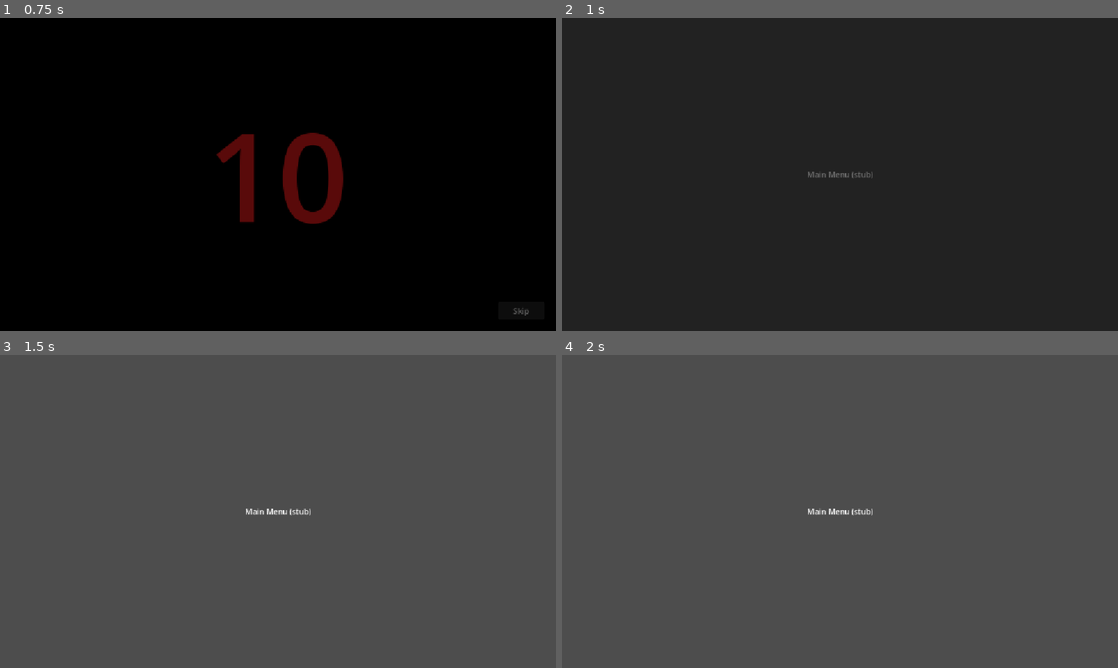
Above: before the commit, frames 1-4 (two rows, left to right).
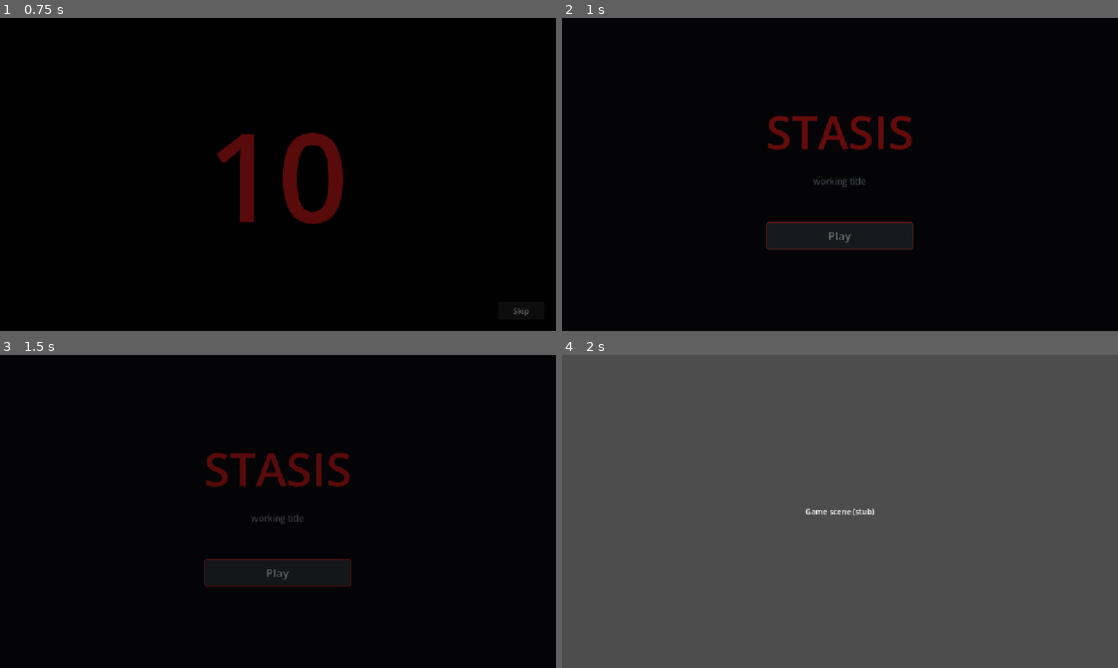
Above: after the commit, the same moments.

Repository: Joony/gmtk-game-jam-2026
Game: Godot game, scene res://scenes/intro.tscn
Same seed, same stepped clock (60 frames per second), same inputs: the game is played once before the commit and once after it.
Inputs (mouse positions are in pixels of both pictures, inside the frame that each line leads up to):
- Up to frame 1 (0.75 s): click "Skip" at 0.5 s
- Up to frame 2 (1 s): no input
- Up to frame 3 (1.5 s): click (278, 574) at 1.25 s, where only the run after the commit has a clickable "Play"
- Up to frame 4 (2 s): no input

Frame 1 is identical in both runs. In frame 2, 98% of the frame differs, in the area x 0-100%, y 0-100%; in frame 3, 100%; in frame 4, 0.2%.

Commit message:
Step 2: main menu with Play button, focus handling and headless + visual tests
Co-Authored-By: Claude Fable 5 <noreply@anthropic.com>

Diff:
--- /dev/null
+++ b/scenes/game.tscn
@@ -0,0 +1,17 @@
+[gd_scene format=3]
+
+; Placeholder — step 3 adds the floor, lighting and player spawn point.
+
+[node name="Game" type="Node3D"]
+
+[node name="PlaceholderUI" type="CanvasLayer" parent="."]
+
+[node name="Label" type="Label" parent="PlaceholderUI"]
+anchors_preset = 15
+anchor_right = 1.0
+anchor_bottom = 1.0
+grow_horizontal = 2
+grow_vertical = 2
+text = "Game scene (stub)"
+horizontal_alignment = 1
+vertical_alignment = 1
--- a/scenes/main_menu.tscn
+++ b/scenes/main_menu.tscn
@@ -1,24 +1,84 @@
-[gd_scene format=3]
+[gd_scene load_steps=4 format=3]
+
+[ext_resource type="Script" path="res://scripts/main_menu.gd" id="1_menu"]
+
+[sub_resource type="StyleBoxFlat" id="StyleBoxFlat_normal"]
+bg_color = Color(0.12, 0.13, 0.16, 1)
+border_width_left = 2
+border_width_top = 2
+border_width_right = 2
+border_width_bottom = 2
+border_color = Color(0.45, 0.48, 0.55, 1)
+corner_radius_top_left = 4
+corner_radius_top_right = 4
+corner_radius_bottom_right = 4
+corner_radius_bottom_left = 4
+
+[sub_resource type="StyleBoxFlat" id="StyleBoxFlat_focus"]
+bg_color = Color(0.2, 0.22, 0.26, 1)
+border_width_left = 2
+border_width_top = 2
+border_width_right = 2
+border_width_bottom = 2
+border_color = Color(0.85, 0.2, 0.18, 1)
+corner_radius_top_left = 4
+corner_radius_top_right = 4
+corner_radius_bottom_right = 4
+corner_radius_bottom_left = 4
 
 [node name="MainMenu" type="Control"]
 layout_mode = 3
 anchors_preset = 15
 anchor_right = 1.0
 anchor_bottom = 1.0
+script = ExtResource("1_menu")
 
-[node name="Label" type="Label" parent="."]
+[node name="Background" type="ColorRect" parent="."]
 layout_mode = 1
-anchors_preset = 8
-anchor_left = 0.5
-anchor_top = 0.5
-anchor_right = 0.5
-anchor_bottom = 0.5
-offset_left = -100.0
-offset_top = -13.0
-offset_right = 100.0
-offset_bottom = 13.0
+anchors_preset = 15
+anchor_right = 1.0
+anchor_bottom = 1.0
+color = Color(0.04, 0.04, 0.06, 1)
+
+[node name="Center" type="CenterContainer" parent="."]
+layout_mode = 1
+anchors_preset = 15
+anchor_right = 1.0
+anchor_bottom = 1.0
 grow_horizontal = 2
 grow_vertical = 2
-text = "Main Menu (stub)"
+
+[node name="VBox" type="VBoxContainer" parent="Center"]
+layout_mode = 2
+theme_override_constants/separation = 24
+alignment = 1
+
+[node name="Title" type="Label" parent="Center/VBox"]
+layout_mode = 2
+theme_override_colors/font_color = Color(0.9, 0.1, 0.1, 1)
+theme_override_font_sizes/font_size = 96
+text = "STASIS"
 horizontal_alignment = 1
-vertical_alignment = 1
+
+[node name="Subtitle" type="Label" parent="Center/VBox"]
+layout_mode = 2
+theme_override_colors/font_color = Color(0.55, 0.58, 0.65, 1)
+theme_override_font_sizes/font_size = 18
+text = "working title"
+horizontal_alignment = 1
+
+[node name="Spacer" type="Control" parent="Center/VBox"]
+custom_minimum_size = Vector2(0, 24)
+layout_mode = 2
+
+[node name="PlayButton" type="Button" parent="Center/VBox"]
+unique_name_in_owner = true
+custom_minimum_size = Vector2(260, 56)
+layout_mode = 2
+theme_override_font_sizes/font_size = 24
+theme_override_styles/normal = SubResource("StyleBoxFlat_normal")
+theme_override_styles/hover = SubResource("StyleBoxFlat_focus")
+theme_override_styles/focus = SubResource("StyleBoxFlat_focus")
+text = "Play"
+
+[connection signal="pressed" from="Center/VBox/PlayButton" to="." method="_on_play_button_pressed"]
--- /dev/null
+++ b/scripts/main_menu.gd
@@ -0,0 +1,13 @@
+extends Control
+
+const GAME_SCENE := "res://scenes/game.tscn"
+
+
+func _ready() -> void:
+	# Menus need the cursor back — the game captures it.
+	Input.set_mouse_mode(Input.MOUSE_MODE_VISIBLE)
+	%PlayButton.grab_focus()
+
+
+func _on_play_button_pressed() -> void:
+	SceneManager.change_scene(GAME_SCENE)
--- /dev/null
+++ b/tests/capture_scene.gd
@@ -0,0 +1,37 @@
+extends SceneTree
+# Dev utility: render a scene to a PNG so it can be eyeballed without opening the editor.
+# Run WITHOUT --headless (needs a real renderer):
+#   godot --path . --resolution 1280x720 -s tests/capture_scene.gd -- <scene_path> <out_png>
+
+func _init() -> void:
+	_run.call_deferred()
+
+
+func _run() -> void:
+	var args := OS.get_cmdline_user_args()
+	var scene_path: String = args[0] if args.size() > 0 else "res://scenes/main_menu.tscn"
+	var out_path: String = args[1] if args.size() > 1 else "user://capture.png"
+
+	var packed: PackedScene = load(scene_path)
+	if packed == null:
+		push_error("could not load %s" % scene_path)
+		quit(1)
+		return
+
+	var instance := packed.instantiate()
+	root.add_child(instance)
+	current_scene = instance
+
+	# Let layout settle and the frame actually draw.
+	for i in 5:
+		await process_frame
+	await RenderingServer.frame_post_draw
+
+	var image := root.get_texture().get_image()
+	var err := image.save_png(out_path)
+	if err != OK:
+		push_error("save_png failed: %d" % err)
+		quit(1)
+		return
+	print("saved %s" % out_path)
+	quit(0)
--- /dev/null
+++ b/tests/smoke_main_menu.gd
@@ -0,0 +1,80 @@
+extends SceneTree
+# Headless test for the main menu.
+# Run: godot --headless --path . -s tests/smoke_main_menu.gd
+
+const MENU_SCENE := "res://scenes/main_menu.tscn"
+const GAME_SCENE := "res://scenes/game.tscn"
+const MAX_FRAMES := 600
+
+var _failures: Array[String] = []
+
+
+func _init() -> void:
+	# Deferred so autoload globals (SceneManager) exist before scripts load.
+	_run.call_deferred()
+
+
+func _current_scene_is(scene_name: String) -> bool:
+	return current_scene != null and current_scene.name == scene_name
+
+
+func _run() -> void:
+	if not root.has_node("SceneManager"):
+		var sm: Node = load("res://scripts/scene_manager.gd").new()
+		sm.name = "SceneManager"
+		root.add_child(sm)
+
+	var menu: Control = load(MENU_SCENE).instantiate()
+	root.add_child(menu)
+	current_scene = menu
+	await process_frame
+
+	# Structure.
+	var play: Button = menu.get_node_or_null("%PlayButton")
+	if play == null:
+		_failures.append("no PlayButton in the main menu")
+	elif play.text.strip_edges() == "":
+		_failures.append("PlayButton has no label")
+
+	var title: Label = menu.get_node_or_null("Center/VBox/Title")
+	if title == null or title.text.strip_edges() == "":
+		_failures.append("main menu has no title text")
+
+	# No Quit button — deliberately omitted (also wrong on web exports).
+	for node in menu.find_children("*", "Button", true, false):
+		if "quit" in node.name.to_lower() or "quit" in String(node.text).to_lower():
+			_failures.append("found a Quit button (%s), which should not exist" % node.name)
+
+	# Keyboard/gamepad navigation needs an initial focus.
+	if play != null and not play.has_focus():
+		_failures.append("PlayButton does not have initial focus")
+
+	# Play must actually reach the game scene.
+	if play != null:
+		play.pressed.emit()
+		var frames := 0
+		while frames < MAX_FRAMES and not _current_scene_is("Game"):
+			await process_frame
+			frames += 1
+		if not _current_scene_is("Game"):
+			_failures.append("Play did not reach the Game scene within %d frames" % MAX_FRAMES)
+
+	# The game scene must exist and instantiate on its own too.
+	var game: PackedScene = load(GAME_SCENE)
+	if game == null:
+		_failures.append("failed to load %s" % GAME_SCENE)
+	else:
+		var instance := game.instantiate()
+		if instance == null:
+			_failures.append("failed to instantiate %s" % GAME_SCENE)
+		else:
+			instance.free()
+
+	if _failures.is_empty():
+		print("MAIN MENU TEST PASS")
+		quit(0)
+	else:
+		for failure in _failures:
+			push_error(failure)
+		print("MAIN MENU TEST FAIL")
+		quit(1)
Not shown, added: scripts/main_menu.gd.uid
Not shown, added: tests/smoke_main_menu.gd.uid
Not shown, changed: TODO.md
Not shown, changed: docs/LOG.md
Not shown, added: docs/features/main-menu.md
